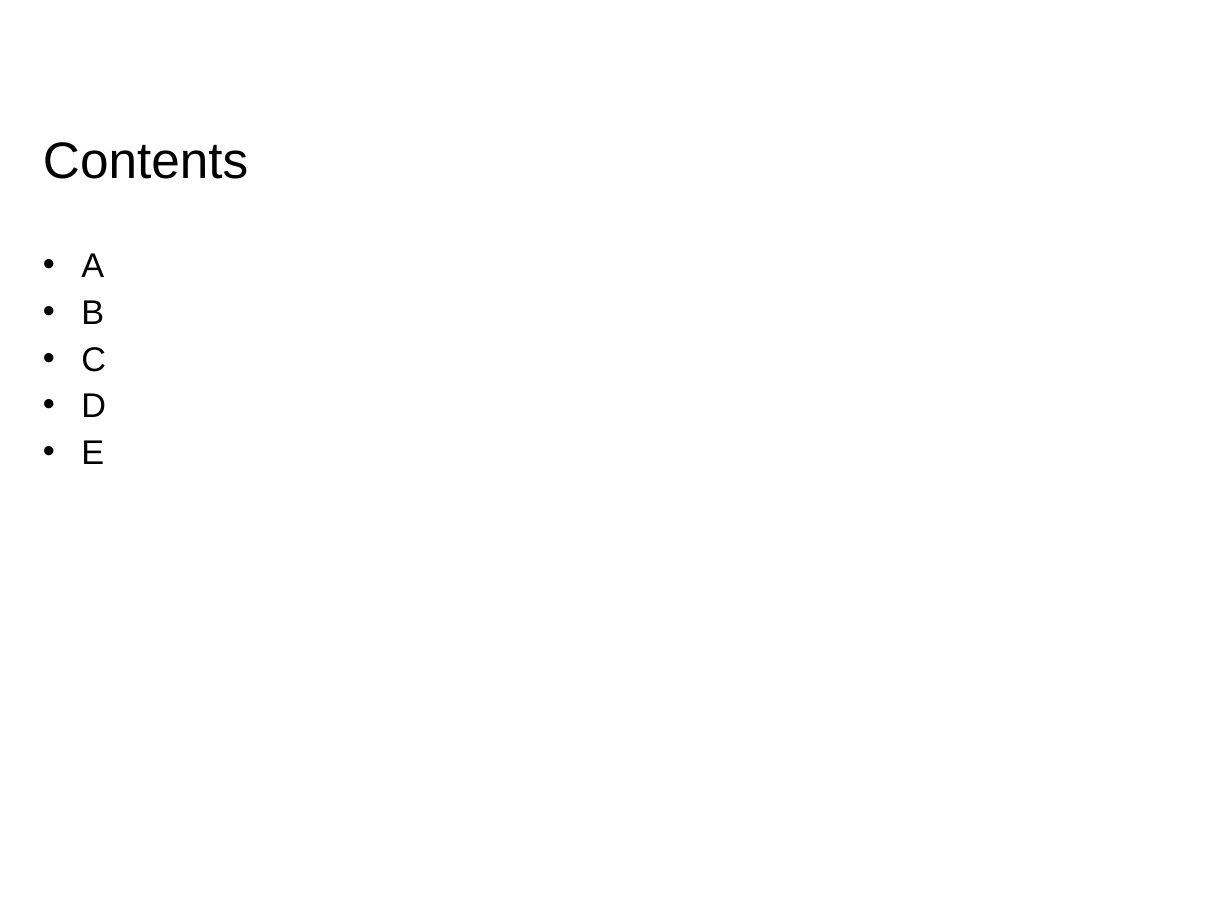
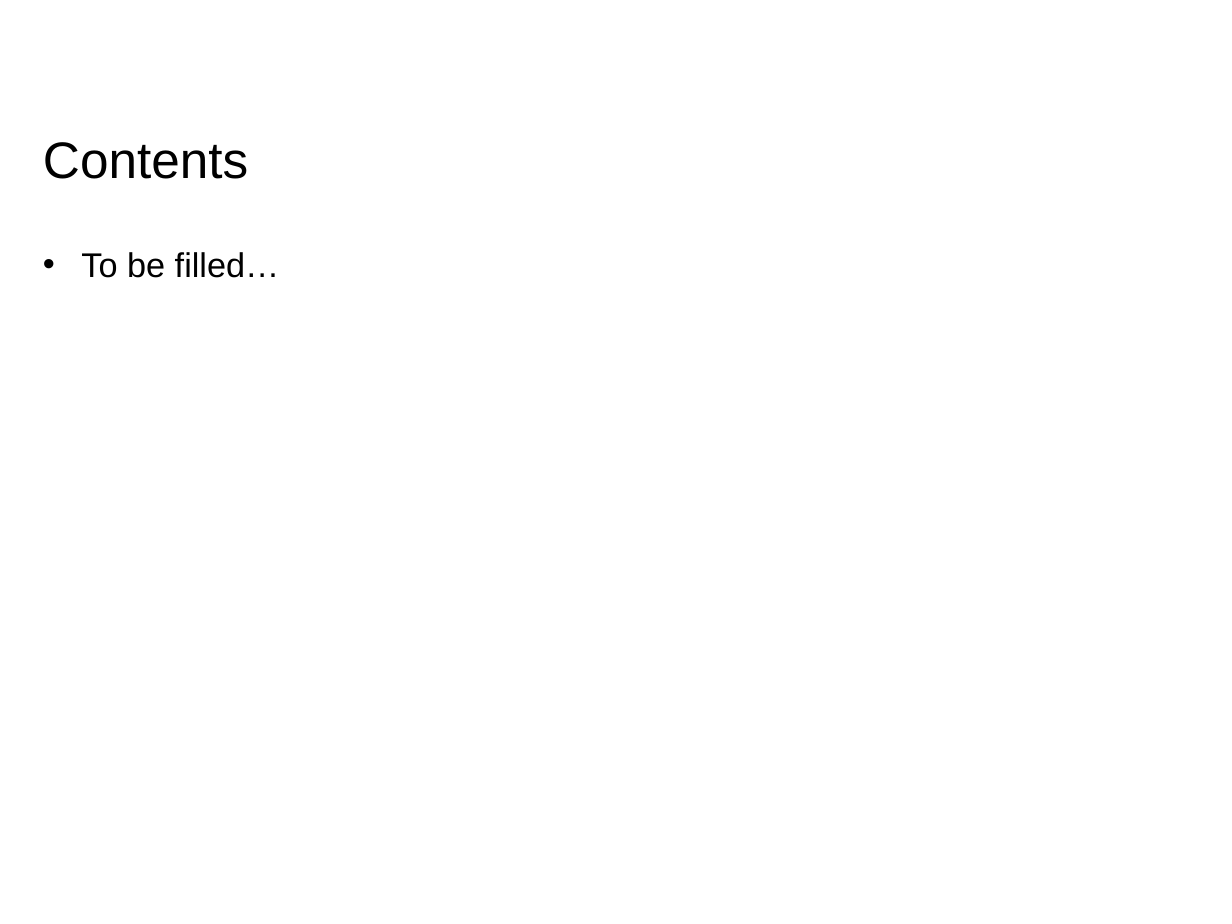
Before and after one commit to RohitPanda/seminar-blocking-adblockers, a slide deck: slide 2 of ppt/Seminar - Rohit & Rohit.pptx. Drawn at 1232x924 pixels with LibreOffice and Linux fonts; fonts in the diff are those of the drawing; background and template pictures are left out. Boxes give left, top, right and bottom in pixels: in the first picture for what was removed or moved away, otherwise in the second. Text is boxed around its words. In the diff, an @@ line names an element or a change of style, - is before the commit and + after.

```diff
--- a/ppt/Seminar - Rohit & Rohit.pptx
+++ b/ppt/Seminar - Rohit & Rohit.pptx
@@ text at [81, 252, 280, 278]: text changed @@
-• A
-• B
-• C
-• D
-• E
+• To be filled…
```
Also in this commit, not shown: 5 other slides changed, 16 slides added, 3 other files.
